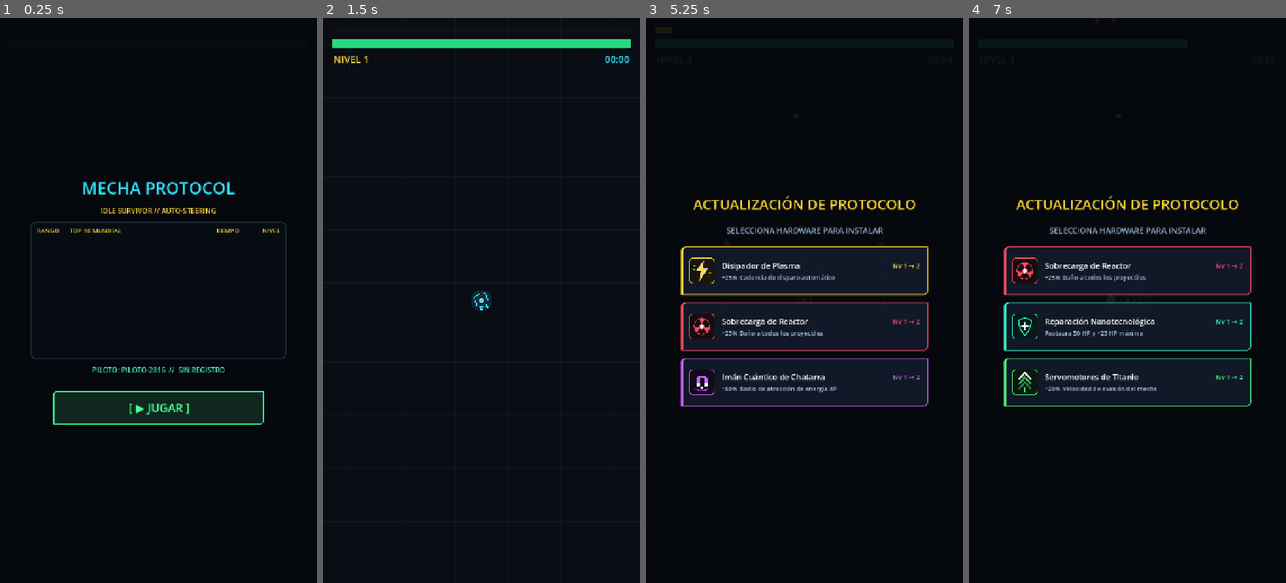
Above: before the commit, frames 1-4 (left to right).
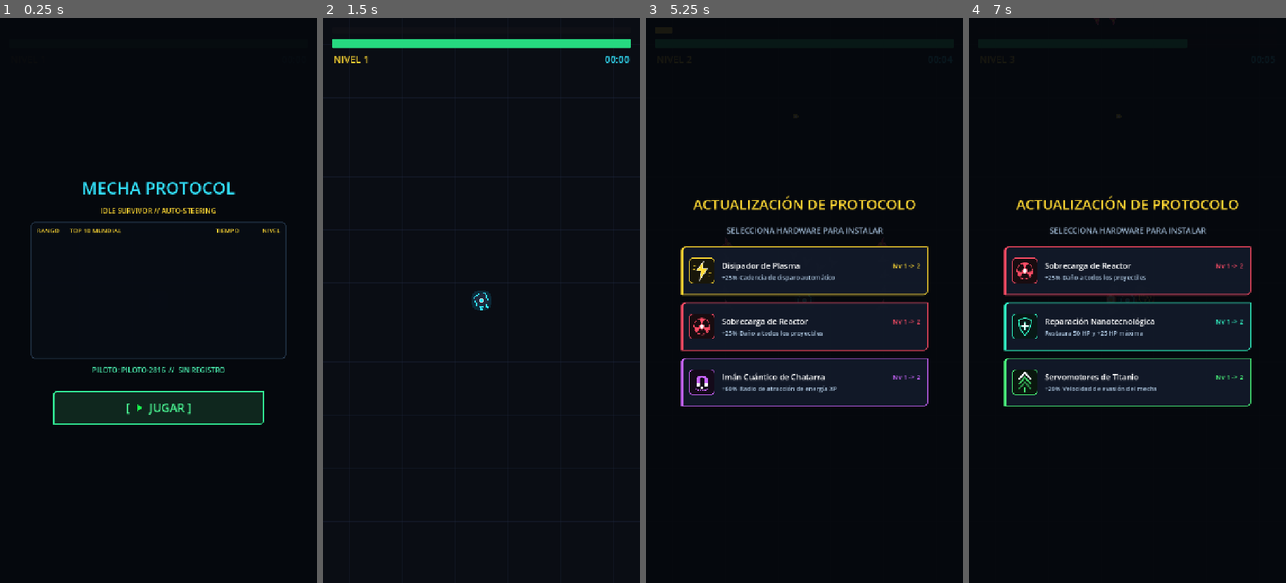
Above: after the commit, the same moments.

Repository: jonathanduranr/mecha-protocol
Game: Godot game, scene res://scenes/main.tscn
Same seed, same stepped clock (60 frames per second), same inputs: the game is played once before the commit and once after it. Sound files missing from this copy of the repository are replaced by a short silence.
Inputs (mouse positions are in pixels of both pictures, inside the frame that each line leads up to):
- Up to frame 1 (0.25 s): no input
- Up to frame 2 (1.5 s): click (481, 407) at 0.5 s; tap Enter at 1.25 s; move the mouse to (551, 272) at 1.27 s; click (551, 272) at 1.42 s
- Up to frame 3 (5.25 s): move the mouse to (741, 328) at 2.02 s; click (741, 328) at 2.17 s; move the mouse to (836, 176) at 2.77 s; click (836, 176) at 2.92 s; move the mouse to (788, 413) at 3.52 s; click (788, 413) at 3.67 s; move the mouse to (899, 385) at 4.27 s; click (899, 385) at 4.42 s; move the mouse to (709, 215) at 5.02 s; click (709, 215) at 5.17 s
- Up to frame 4 (7 s): click (1127, 272) at 5.77 s; move the mouse to (1143, 300) at 6.52 s; click (1143, 300) at 6.67 s

The runs differ from the first frame. In frame 1, 0.2% of the frame differs, in the area x 40-61%, y 68-71%; in frame 2, nothing differs; in frame 3, less than 0.1%; in frame 4, less than 0.1%.

Commit message:
fix(ui): replace unicode triangle with vector play icon on start and restart buttons & bump build 13

Diff:
--- /dev/null
+++ b/assets/ui/icons/icon_play.svg
@@ -0,0 +1,3 @@
+<svg xmlns="http://www.w3.org/2000/svg" width="32" height="32" viewBox="0 0 32 32">
+  <polygon points="9,5 25,16 9,27" fill="#4dff80"/>
+</svg>
--- /dev/null
+++ b/assets/ui/icons/icon_restart.svg
@@ -0,0 +1,4 @@
+<svg xmlns="http://www.w3.org/2000/svg" width="32" height="32" viewBox="0 0 32 32">
+  <path d="M 16,6 A 10,10 0 1,1 7,13" fill="none" stroke="#4dff80" stroke-width="3" stroke-linecap="round"/>
+  <polyline points="7,7 7,13 13,13" fill="none" stroke="#4dff80" stroke-width="3" stroke-linecap="round" stroke-linejoin="round"/>
+</svg>
--- a/scenes/ui/hud.tscn
+++ b/scenes/ui/hud.tscn
@@ -330,7 +330,7 @@
 size_flags_horizontal = 4
 theme_override_styles/normal = SubResource("StyleBoxFlat_btn")
 theme_override_font_sizes/font_size = 20
-text = "[ ▶ JUGAR DE NUEVO ]"
+text = "[ JUGAR DE NUEVO ]"
 
 [node name="StartPanel" type="ColorRect" parent="."]
 anchors_preset = 15
@@ -433,7 +433,7 @@
 theme_override_styles/normal = SubResource("StyleBoxFlat_btn_start")
 theme_override_font_sizes/font_size = 26
 theme_override_colors/font_color = Color(0.3, 1.0, 0.6, 1)
-text = "[ ▶ JUGAR ]"
+text = "[ JUGAR ]"
 
 [node name="LeaderboardHTTP" type="HTTPRequest" parent="."]
 timeout = 8.0
--- a/scripts/hud.gd
+++ b/scripts/hud.gd
@@ -98,8 +98,10 @@
 	game_over_panel.visible = false
 
 	start_button.pressed.connect(_on_start_protocol_pressed)
-
 	restart_button.pressed.connect(_on_restart_pressed)
+
+	_setup_button_play_icon(start_button, "JUGAR")
+	_setup_button_play_icon(restart_button, "JUGAR DE NUEVO")
 	save_pilot_btn.pressed.connect(_on_change_name_clicked)
 	pilot_input.gui_input.connect(_on_pilot_input_gui_input)
 	pilot_input.text_submitted.connect(func(text_val): apply_new_pilot_name(text_val))
@@ -262,9 +264,9 @@
 			var next_lvl: int = cur_lvl + 1
 			var level_label_card := Label.new()
 			if next_lvl >= MAX_UPGRADE_LEVEL:
-				level_label_card.text = "Nv %d → %d (MÁX)" % [cur_lvl, next_lvl]
+				level_label_card.text = "Nv %d -> %d (MÁX)" % [cur_lvl, next_lvl]
 			else:
-				level_label_card.text = "Nv %d → %d" % [cur_lvl, next_lvl]
+				level_label_card.text = "Nv %d -> %d" % [cur_lvl, next_lvl]
 			level_label_card.add_theme_font_size_override("font_size", 15)
 			level_label_card.add_theme_color_override("font_color", opt["color"])
 			level_label_card.mouse_filter = Control.MOUSE_FILTER_IGNORE
@@ -629,3 +631,41 @@
 	AudioManager.play_bgm()
 	get_tree().paused = false
 	get_tree().reload_current_scene()
+
+func _setup_button_play_icon(btn: Button, label_text: String) -> void:
+	btn.text = ""
+
+	var col: Color = btn.get_theme_color("font_color") if btn.has_theme_color("font_color") else Color(0.3, 1.0, 0.6)
+	var font_sz: int = btn.get_theme_font_size("font_size") if btn.has_theme_font_size("font_size") else 22
+
+	var hbox := HBoxContainer.new()
+	hbox.set_anchors_preset(Control.PRESET_FULL_RECT)
+	hbox.mouse_filter = Control.MOUSE_FILTER_IGNORE
+	hbox.alignment = BoxContainer.ALIGNMENT_CENTER
+	hbox.add_theme_constant_override("separation", 10)
+
+	var bracket_left := Label.new()
+	bracket_left.text = "["
+	bracket_left.add_theme_font_size_override("font_size", font_sz)
+	bracket_left.add_theme_color_override("font_color", col)
+	bracket_left.mouse_filter = Control.MOUSE_FILTER_IGNORE
+	hbox.add_child(bracket_left)
+
+	var icon_rect := TextureRect.new()
+	icon_rect.texture = preload("res://assets/ui/icons/icon_play.svg")
+	icon_rect.custom_minimum_size = Vector2(24, 24)
+	icon_rect.expand_mode = TextureRect.EXPAND_IGNORE_SIZE
+	icon_rect.stretch_mode = TextureRect.STRETCH_KEEP_ASPECT_CENTERED
+	icon_rect.mouse_filter = Control.MOUSE_FILTER_IGNORE
+	icon_rect.size_flags_vertical = Control.SIZE_SHRINK_CENTER
+	icon_rect.modulate = col
+	hbox.add_child(icon_rect)
+
+	var text_label := Label.new()
+	text_label.text = label_text + " ]"
+	text_label.add_theme_font_size_override("font_size", font_sz)
+	text_label.add_theme_color_override("font_color", col)
+	text_label.mouse_filter = Control.MOUSE_FILTER_IGNORE
+	hbox.add_child(text_label)
+
+	btn.add_child(hbox)
Not shown, added: assets/ui/icons/icon_play.svg.import
Not shown, added: assets/ui/icons/icon_restart.svg.import
Not shown, changed: export_presets.cfg
Not shown, changed: builds/web/index.html
Not shown, changed: builds/web/index.pck
